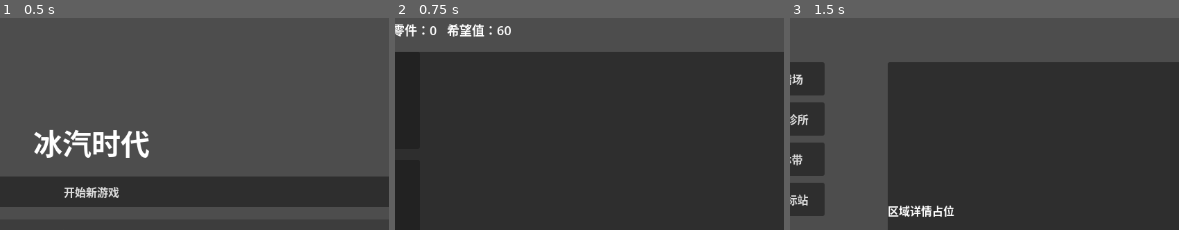
Above: before the commit, frames 1-3 (left to right).
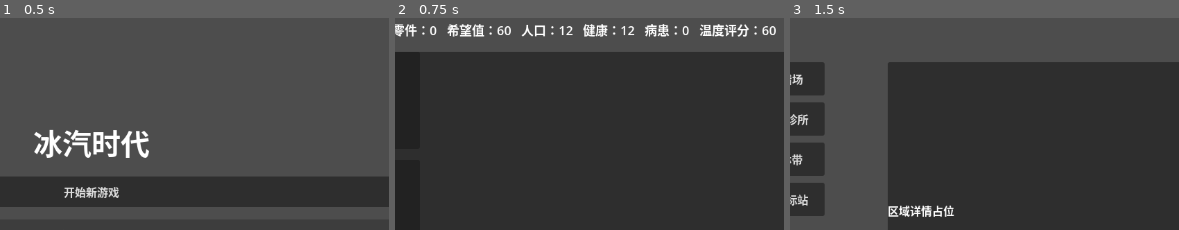
Above: after the commit, the same moments.

Repository: wanzhihuiha/bingqishidai
Game: Godot game, scene res://scenes/menu/MainMenu.tscn
Same seed, same stepped clock (60 frames per second), same inputs: the game is played once before the commit and once after it.
Inputs:
- Up to frame 1 (0.5 s): no input
- Up to frame 2 (0.75 s): click "开始新游戏" at 0.5 s
- Up to frame 3 (1.5 s): click "进入冰原地图" at 1.25 s
The pictures show only the part of the screen within x 38-88%, y 0-50%; the shares and areas given below are measured in that part.

Frame 1 is identical in both runs. In frame 2, 1.6% of the frame differs, in the area x 32-98%, y 2-9%; in frame 3, nothing differs.

Commit message:
实现本项目基础状态和HUD

Diff:
--- a/project.godot
+++ b/project.godot
@@ -17,6 +17,8 @@
 
 [autoload]
 
+DataLoader="*res://scripts/managers/DataLoader.gd"
+GameState="*res://scripts/managers/GameState.gd"
 SceneRouter="*res://scripts/managers/SceneRouter.gd"
 
 [physics]
--- /dev/null
+++ b/scripts/managers/DataLoader.gd
@@ -0,0 +1,92 @@
+extends Node
+
+const RESOURCES_PATH: String = "res://data/resources.json"
+const SURVIVORS_PATH: String = "res://data/survivors.json"
+
+var resource_configs: Dictionary = {}
+var resource_order: Array[String] = []
+var survivor_config: Dictionary = {}
+
+
+func _ready() -> void:
+	load_all()
+
+
+func load_all() -> void:
+	resource_configs = _load_resource_configs()
+	survivor_config = _load_survivor_config()
+	print("[DataLoader] load_all resources=%d survivor_config=%s" % [resource_configs.size(), str(not survivor_config.is_empty())])
+
+
+func get_resource_configs() -> Dictionary:
+	return resource_configs.duplicate(true)
+
+
+func get_resource_order() -> Array[String]:
+	return resource_order.duplicate()
+
+
+func get_resource_config(resource_id: String) -> Dictionary:
+	var config: Dictionary = resource_configs.get(resource_id, {}) as Dictionary
+	return config.duplicate(true)
+
+
+func get_survivor_initial_counts() -> Dictionary:
+	var counts: Dictionary = survivor_config.get("initial_counts", {}) as Dictionary
+	return counts.duplicate(true)
+
+
+func _load_resource_configs() -> Dictionary:
+	resource_order.clear()
+	var data: Dictionary = _load_json_dictionary(RESOURCES_PATH)
+	var items: Array = data.get("items", []) as Array
+	var result: Dictionary = {}
+
+	for item_value: Variant in items:
+		if typeof(item_value) != TYPE_DICTIONARY:
+			push_error("[DataLoader] resources item is not dictionary")
+			continue
+
+		var item: Dictionary = item_value as Dictionary
+		var resource_id: String = str(item.get("id", ""))
+		if resource_id.is_empty():
+			push_error("[DataLoader] resources item missing id")
+			continue
+		if result.has(resource_id):
+			push_error("[DataLoader] duplicated resource id=%s" % resource_id)
+			continue
+
+		result[resource_id] = item.duplicate(true)
+		resource_order.append(resource_id)
+
+	print("[DataLoader] load_resources count=%d order=%s" % [result.size(), str(resource_order)])
+	return result
+
+
+func _load_survivor_config() -> Dictionary:
+	var data: Dictionary = _load_json_dictionary(SURVIVORS_PATH)
+	var counts: Dictionary = data.get("initial_counts", {}) as Dictionary
+	var required_states: Array[String] = ["healthy", "light_wound", "heavy_wound", "dead"]
+
+	for state_id: String in required_states:
+		if not counts.has(state_id):
+			push_error("[DataLoader] survivors initial_counts missing %s" % state_id)
+
+	print("[DataLoader] load_survivors counts=%s" % str(counts))
+	return data
+
+
+func _load_json_dictionary(path: String) -> Dictionary:
+	var file: FileAccess = FileAccess.open(path, FileAccess.READ)
+	if file == null:
+		push_error("[DataLoader] failed to open %s" % path)
+		return {}
+
+	var text: String = file.get_as_text()
+	var parsed: Variant = JSON.parse_string(text)
+	if typeof(parsed) != TYPE_DICTIONARY:
+		push_error("[DataLoader] failed to parse dictionary %s" % path)
+		return {}
+
+	var data: Dictionary = parsed as Dictionary
+	return data
--- /dev/null
+++ b/scripts/managers/GameState.gd
@@ -0,0 +1,128 @@
+extends Node
+
+signal state_changed
+signal resources_changed
+
+const DEFAULT_TEMPERATURE_SCORE: int = 60
+const DEFAULT_FURNACE_LEVEL: int = 1
+
+var day: int = 1
+var phase: String = "day"
+var resources: Dictionary = {}
+var population: Dictionary = {
+	"healthy": 0,
+	"light_wound": 0,
+	"heavy_wound": 0,
+	"dead": 0
+}
+var furnace_level: int = DEFAULT_FURNACE_LEVEL
+var temperature_score: int = DEFAULT_TEMPERATURE_SCORE
+var is_started: bool = false
+
+
+func start_new_game() -> void:
+	day = 1
+	phase = "day"
+	resources = _build_initial_resources()
+	population = _build_initial_population()
+	furnace_level = DEFAULT_FURNACE_LEVEL
+	temperature_score = DEFAULT_TEMPERATURE_SCORE
+	is_started = true
+	print("[GameState] start_new_game day=%d phase=%s resources=%s population=%s furnace_level=%d temperature_score=%d" % [
+		day,
+		phase,
+		str(resources),
+		str(population),
+		furnace_level,
+		temperature_score
+	])
+	state_changed.emit()
+	resources_changed.emit()
+
+
+func ensure_started() -> void:
+	if is_started:
+		return
+	print("[GameState] ensure_started fallback")
+	start_new_game()
+
+
+func get_resource_amount(resource_id: String) -> int:
+	return int(resources.get(resource_id, 0))
+
+
+func get_resource_name(resource_id: String) -> String:
+	var config: Dictionary = DataLoader.get_resource_config(resource_id)
+	return str(config.get("name", resource_id))
+
+
+func get_resource_order() -> Array[String]:
+	return DataLoader.get_resource_order()
+
+
+func set_resource(resource_id: String, amount: int, source: String) -> void:
+	var before: int = get_resource_amount(resource_id)
+	var after: int = _clamp_resource(resource_id, amount)
+	resources[resource_id] = after
+	print("[GameState] set_resource source=%s resource=%s before=%d after=%d" % [source, resource_id, before, after])
+	resources_changed.emit()
+	state_changed.emit()
+
+
+func add_resource(resource_id: String, amount: int, source: String) -> void:
+	var before: int = get_resource_amount(resource_id)
+	var after: int = _clamp_resource(resource_id, before + amount)
+	resources[resource_id] = after
+	print("[GameState] add_resource source=%s resource=%s amount=%d before=%d after=%d" % [source, resource_id, amount, before, after])
+	resources_changed.emit()
+	state_changed.emit()
+
+
+func get_alive_population() -> int:
+	var healthy: int = int(population.get("healthy", 0))
+	var light_wound: int = int(population.get("light_wound", 0))
+	var heavy_wound: int = int(population.get("heavy_wound", 0))
+	return healthy + light_wound + heavy_wound
+
+
+func get_sick_population() -> int:
+	var light_wound: int = int(population.get("light_wound", 0))
+	var heavy_wound: int = int(population.get("heavy_wound", 0))
+	return light_wound + heavy_wound
+
+
+func get_healthy_population() -> int:
+	return int(population.get("healthy", 0))
+
+
+func _build_initial_resources() -> Dictionary:
+	var result: Dictionary = {}
+	var configs: Dictionary = DataLoader.get_resource_configs()
+
+	for resource_id_value: Variant in configs.keys():
+		var resource_id: String = str(resource_id_value)
+		var config: Dictionary = configs.get(resource_id, {}) as Dictionary
+		result[resource_id] = int(config.get("initial_amount", 0))
+
+	return result
+
+
+func _build_initial_population() -> Dictionary:
+	var counts: Dictionary = DataLoader.get_survivor_initial_counts()
+	return {
+		"healthy": int(counts.get("healthy", 0)),
+		"light_wound": int(counts.get("light_wound", 0)),
+		"heavy_wound": int(counts.get("heavy_wound", 0)),
+		"dead": int(counts.get("dead", 0))
+	}
+
+
+func _clamp_resource(resource_id: String, amount: int) -> int:
+	var config: Dictionary = DataLoader.get_resource_config(resource_id)
+	var min_amount: int = int(config.get("min_amount", 0))
+	var result: int = max(amount, min_amount)
+	var max_value: Variant = config.get("max_amount", null)
+	if max_value != null:
+		var max_amount: int = int(max_value)
+		result = min(result, max_amount)
+	return result
--- a/scripts/shelter/ShelterView.gd
+++ b/scripts/shelter/ShelterView.gd
@@ -10,10 +10,23 @@
 	"hope": "希望值"
 }
 
+var day_label: Label
+var resource_labels: Dictionary = {}
+var population_label: Label
+var healthy_label: Label
+var sick_label: Label
+var temperature_label: Label
+
 
 func _ready() -> void:
 	print("[ShelterView] ready")
+	GameState.ensure_started()
+	if not GameState.state_changed.is_connected(_refresh_hud):
+		GameState.state_changed.connect(_refresh_hud)
+	if not GameState.resources_changed.is_connected(_refresh_hud):
+		GameState.resources_changed.connect(_refresh_hud)
 	_build_ui()
+	_refresh_hud()
 
 
 func _build_ui() -> void:
@@ -35,15 +48,30 @@
 
 
 func _make_hud() -> HBoxContainer:
-	var resources: Dictionary = _load_initial_resources()
 	var hud: HBoxContainer = HBoxContainer.new()
 	hud.add_theme_constant_override("separation", 14)
-	hud.add_child(_make_hud_label("第 1 天"))
+	day_label = _make_hud_label("")
+	hud.add_child(day_label)
 
-	for resource_id: String in RESOURCE_ORDER:
-		var resource_name: String = str(RESOURCE_NAMES.get(resource_id, resource_id))
-		var amount: int = int(resources.get(resource_id, 0))
-		hud.add_child(_make_hud_label("%s：%d" % [resource_name, amount]))
+	var resource_order: Array[String] = GameState.get_resource_order()
+	if resource_order.is_empty():
+		resource_order = RESOURCE_ORDER
+	for resource_id: String in resource_order:
+		var label: Label = _make_hud_label("")
+		resource_labels[resource_id] = label
+		hud.add_child(label)
+
+	population_label = _make_hud_label("")
+	hud.add_child(population_label)
+
+	healthy_label = _make_hud_label("")
+	hud.add_child(healthy_label)
+
+	sick_label = _make_hud_label("")
+	hud.add_child(sick_label)
+
+	temperature_label = _make_hud_label("")
+	hud.add_child(temperature_label)
 
 	return hud
 
@@ -116,30 +144,27 @@
 	return actions
 
 
-func _load_initial_resources() -> Dictionary:
-	var result: Dictionary = {}
-	var file: FileAccess = FileAccess.open("res://data/resources.json", FileAccess.READ)
-	if file == null:
-		push_warning("[ShelterView] resources.json not found, using zero resources")
-		return result
+func _refresh_hud() -> void:
+	if day_label != null:
+		day_label.text = "第 %d 天" % GameState.day
 
-	var parsed: Variant = JSON.parse_string(file.get_as_text())
-	if typeof(parsed) != TYPE_DICTIONARY:
-		push_warning("[ShelterView] resources.json parse failed, using zero resources")
-		return result
+	for resource_id_value: Variant in resource_labels.keys():
+		var resource_id: String = str(resource_id_value)
+		var label: Label = resource_labels.get(resource_id) as Label
+		if label == null:
+			continue
+		var resource_name: String = GameState.get_resource_name(resource_id)
+		var amount: int = GameState.get_resource_amount(resource_id)
+		label.text = "%s：%d" % [resource_name, amount]
 
-	var data: Dictionary = parsed as Dictionary
-	var items: Array = data.get("items", []) as Array
-	for item_value: Variant in items:
-		if typeof(item_value) != TYPE_DICTIONARY:
-			continue
-		var item: Dictionary = item_value as Dictionary
-		var resource_id: String = str(item.get("id", ""))
-		if resource_id.is_empty():
-			continue
-		result[resource_id] = int(item.get("initial_amount", 0))
-
-	return result
+	if population_label != null:
+		population_label.text = "人口：%d" % GameState.get_alive_population()
+	if healthy_label != null:
+		healthy_label.text = "健康：%d" % GameState.get_healthy_population()
+	if sick_label != null:
+		sick_label.text = "病患：%d" % GameState.get_sick_population()
+	if temperature_label != null:
+		temperature_label.text = "温度评分：%d" % GameState.temperature_score
 
 
 func _on_world_map_pressed() -> void:
--- a/scripts/ui/MainMenu.gd
+++ b/scripts/ui/MainMenu.gd
@@ -54,6 +54,7 @@
 
 func _on_start_new_game_pressed() -> void:
 	print("[MainMenu] button=start_new_game")
+	GameState.start_new_game()
 	SceneRouter.go_to_shelter()
 
 
Not shown, added: scripts/managers/DataLoader.gd.uid
Not shown, added: scripts/managers/GameState.gd.uid
